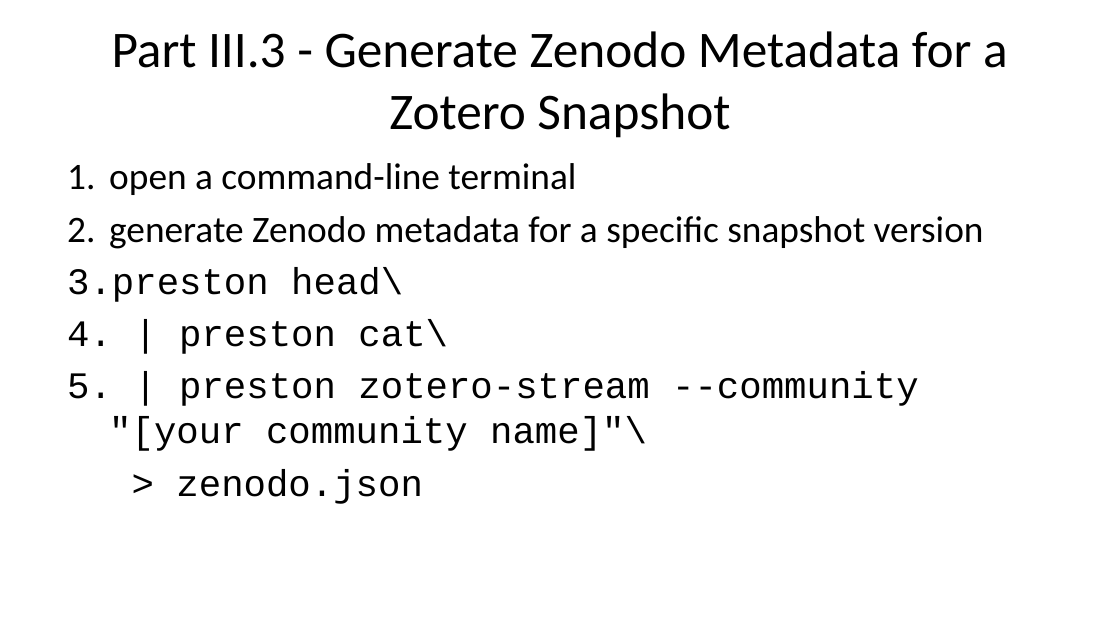
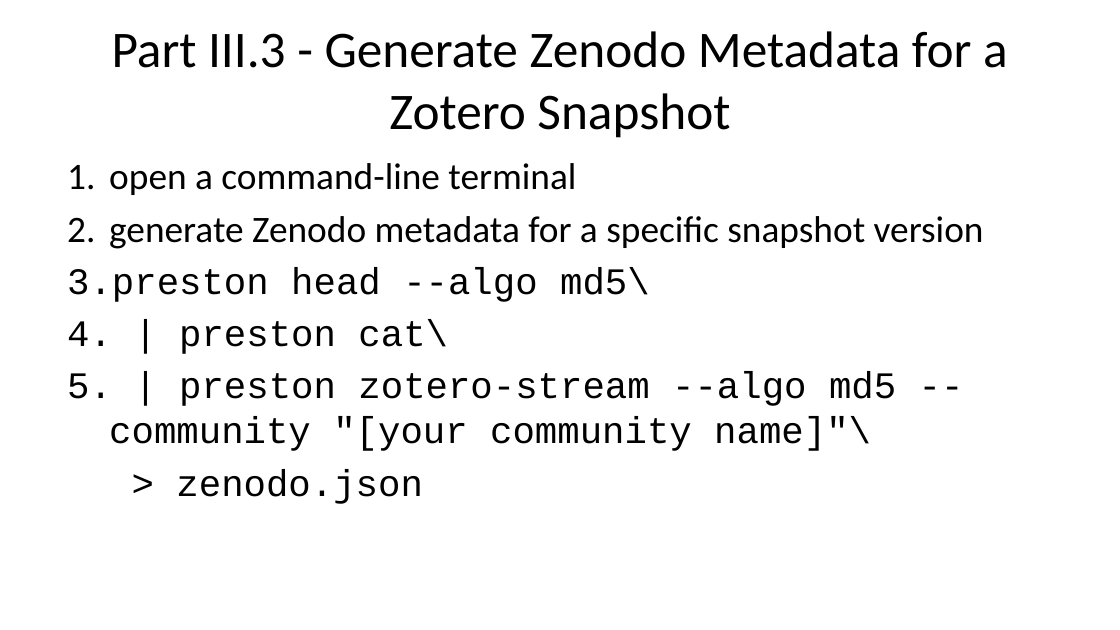
Before and after one commit to bat-literature/bat-literature.github.io, a slide deck: slide 34 of workshop.pptx. Drawn at 1120x630 pixels with LibreOffice and Linux fonts; fonts in the diff are those of the drawing. Boxes give left, top, right and bottom in pixels: in the first picture for what was removed or moved away, otherwise in the second. Text is boxed around its words. In the diff, an @@ line names an element or a change of style, - is before the commit and + after.

```diff
--- a/workshop.pptx
+++ b/workshop.pptx
@@ text at (x1=67, y1=267, x2=896, y2=504): text changed @@
-preston head\
-| preston cat\
-| preston zotero-stream --community "[your community name]"\
-> zenodo.json
+preston head --algo md5\
+| preston cat\
+| preston zotero-stream --algo md5 --community "[your community name]"\
+> zenodo.json
```
Also in this commit, not shown: 7 other slides changed, 2 other files.
